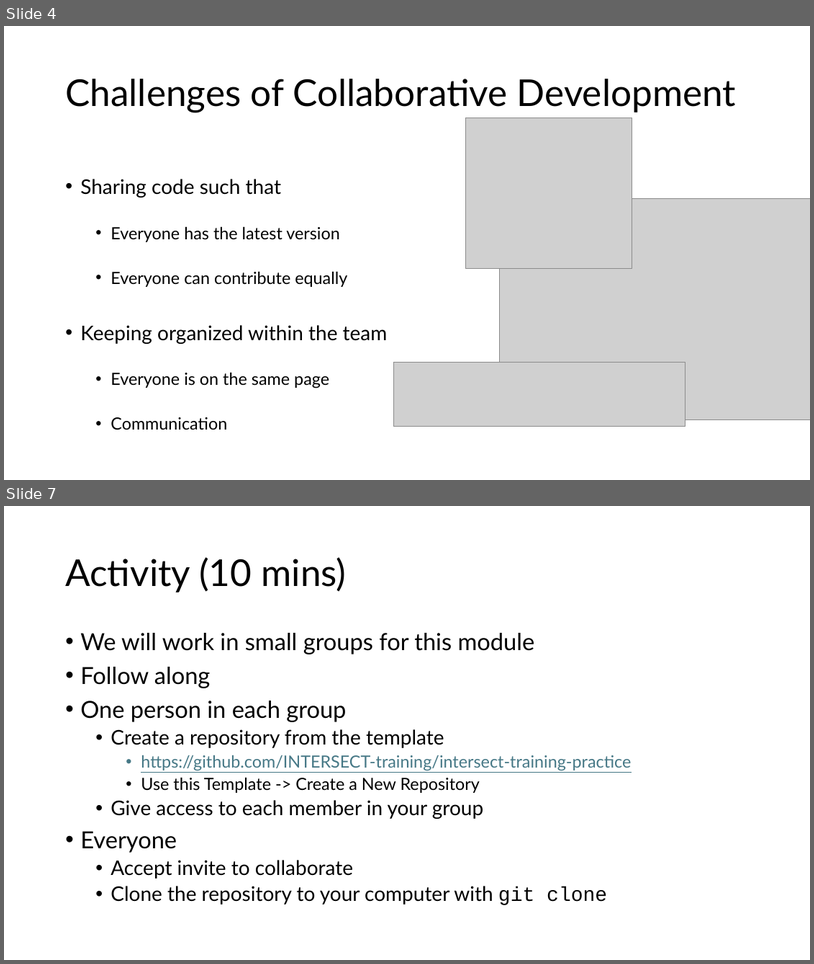
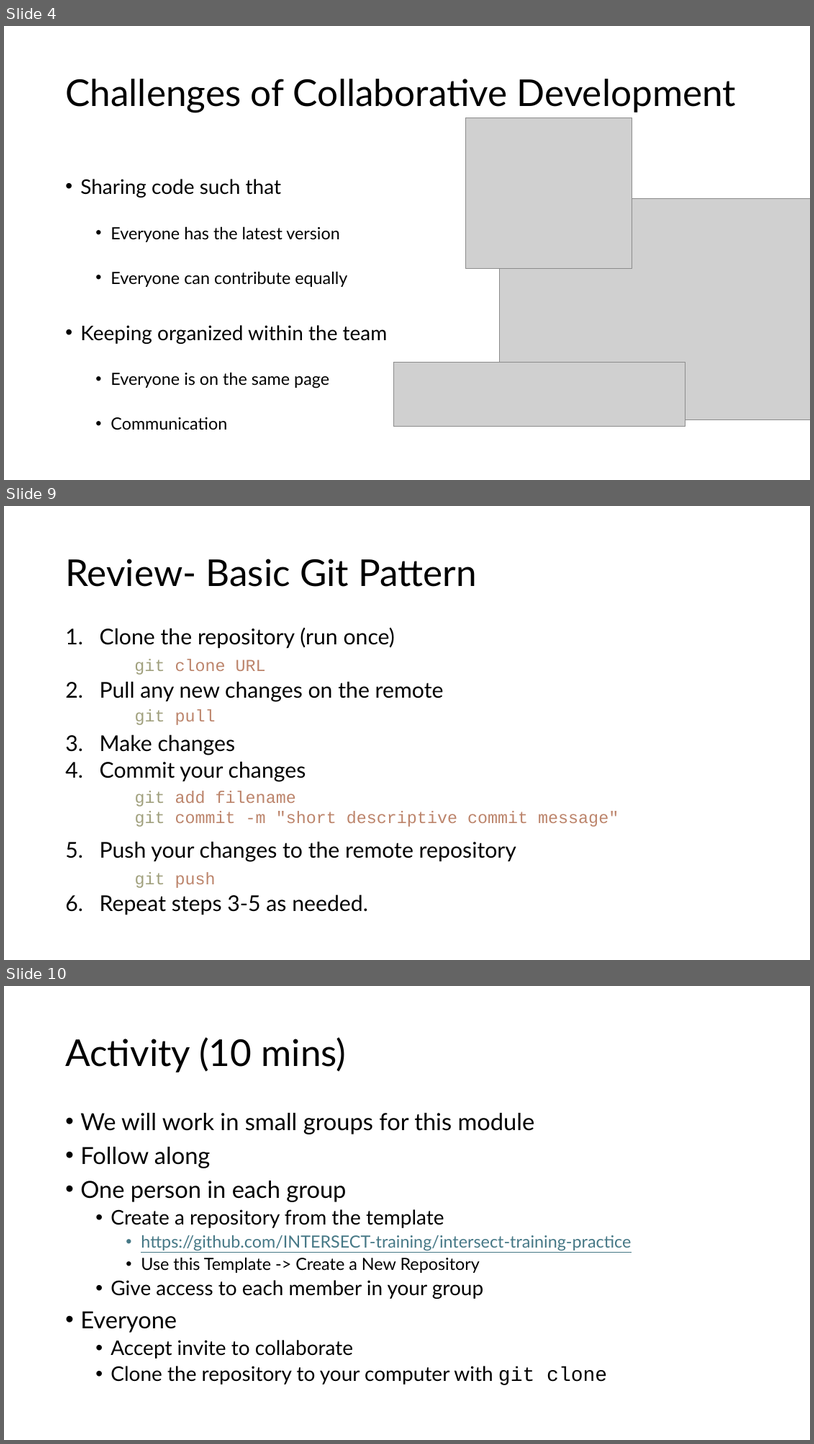
Before and after one commit to INTERSECT-training/collaborative-git, a slide deck: presentations/CollaborativeGit.pptx. Shown one above the other, each under a label of ours: slides 4 and 7 before the commit, slides 4, 9 and 10 after it; the slides between them are not shown. The pictures are 814x964 and 814x1444 pixels, drawn with LibreOffice and Linux fonts; fonts in the diff are those of the drawing; grey boxes stand for pictures; background and template pictures are left out. Boxes give left, top, right and bottom in pixels: in the first picture for what was removed or moved away, otherwise in the second. Text is boxed around its words. In the diff, an @@ line names an element or a change of style, - is before the commit and + after.

```diff
--- a/presentations/CollaborativeGit.pptx
+++ b/presentations/CollaborativeGit.pptx
@@ slide 9 added at <box>4,506,810,960</box>, background #FFFFFF @@
@@ title added at <box>65,559,477,587</box>, 44 pt, text #000000 @@
+Review- Basic Git Pattern
@@ text added at <box>100,628,517,915</box>, 25.9 pt, text #000000 @@
+1. Clone the repository (run once)
+2. Pull any new changes on the remote
+3. Make changes
+4. Commit your changes
+5. Push your changes to the remote repository
+6. Repeat steps 3-5 as needed.
@@ text added at <box>134,659,266,674</box>, 20 pt, text #BC846B @@
+git clone URL
@@ text added at <box>135,709,216,725</box>, 20 pt, text #BC846B @@
+git pull
@@ text added at <box>135,790,619,826</box>, 20 pt, text #BC846B @@
+git add filename
+git commit -m "short descriptive commit message"
@@ text added at <box>135,872,216,888</box>, 20 pt, text #BC846B @@
+git push
@@ what was slide 7 is now slide 10 @@
```
Also in this commit, not shown: 4 slides changed, 4 other slides added, 1 other file.
